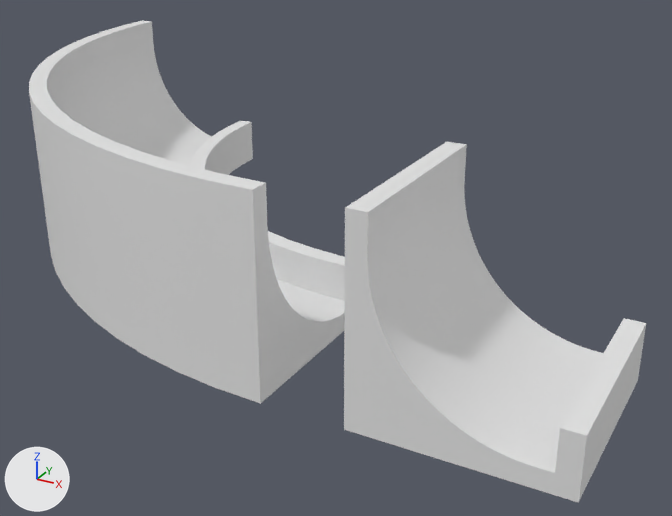
One commit to the Blender file Blend/TrackBlocksHighWalls.blend: the scene before it, then after it.
Rendered twice from a 50 mm camera at (4.98, -6.85, 4.49) aimed at (0.16, 1.92, 0.11). Lighting does not change. The marker at lower left points along +X, +Y and +Z.

The first picture shows 'BankedStraight.001', 'BankedTurn.001'.
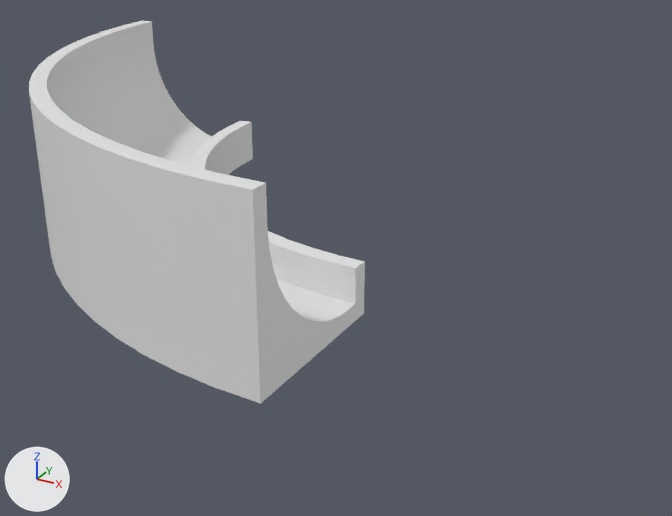
Where the change shows, as pixel boxes [x1, y1, x2, y2] in the pictures (672 x 516 px):
'BankedStraight.001', hidden: before [344, 142, 646, 503]

What changed in the scene script:
```text
Change ob_bankedstraight_001:
    add ob_bankedstraight_001.hide_set(True)
```
